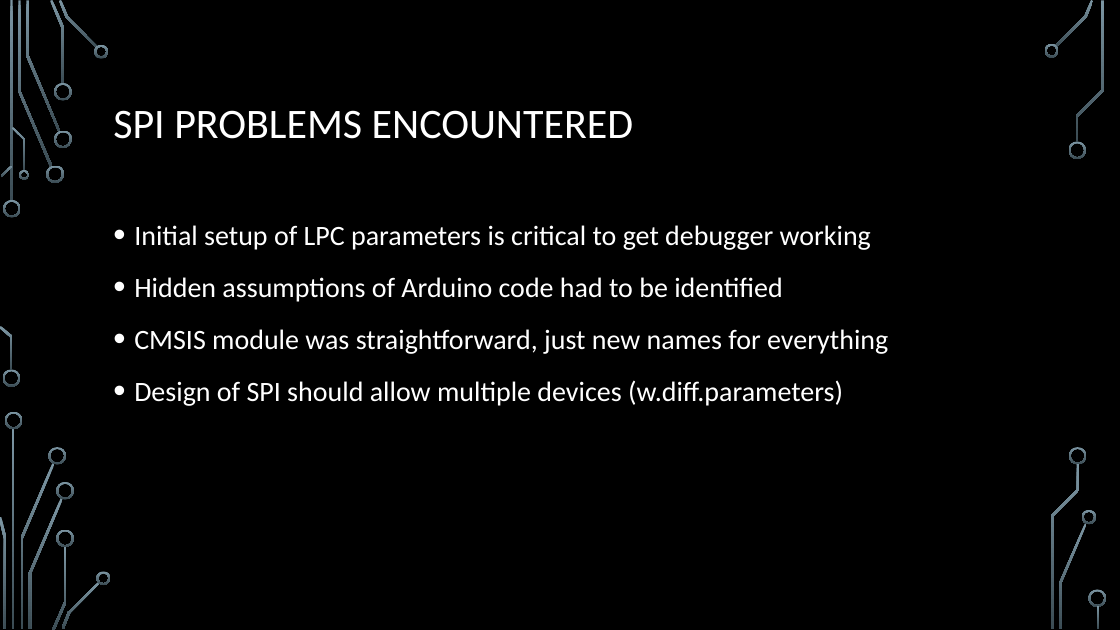
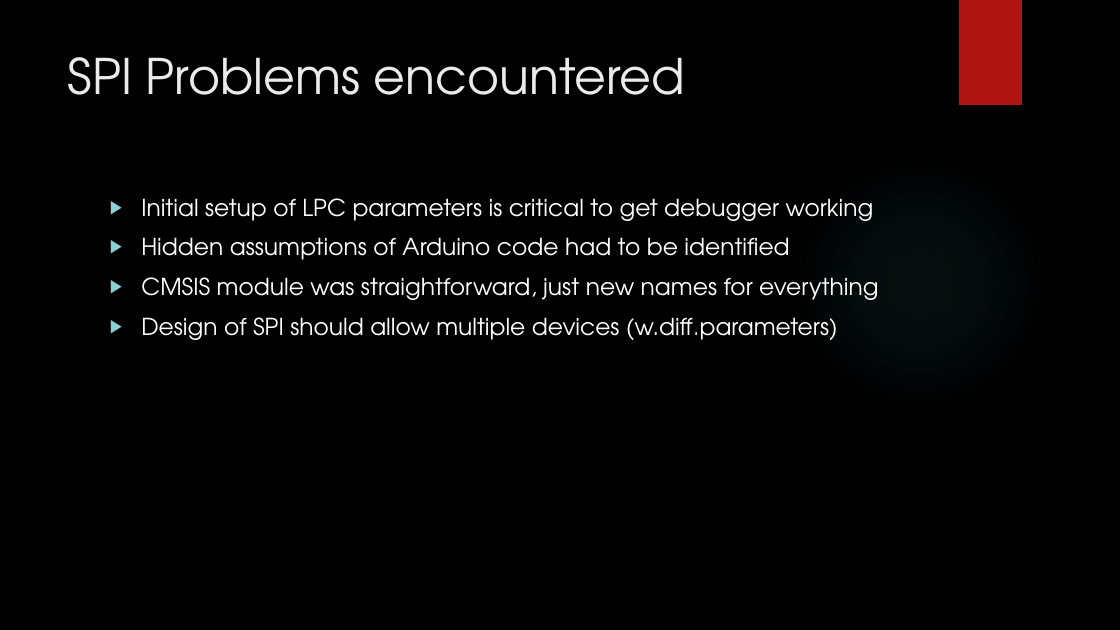
Before and after one commit to EmbeddedSystemClass/FinalProject5381, a slide deck: slide 39 of Final Project 5381.pptx (slide 38 before the commit). Drawn at 1120x630 pixels with LibreOffice and Linux fonts; fonts in the diff are those of the drawing; background and template pictures are left out. Boxes give left, top, right and bottom in pixels: in the first picture for what was removed or moved away, otherwise in the second. Text is boxed around its words. In the diff, an @@ line names an element or a change of style, - is before the commit and + after.

```diff
--- a/Final Project 5381.pptx
+++ b/Final Project 5381.pptx
@@ rectangle added at <box>959,0,1022,105</box>, fill #B01513 @@
@@ title "SPI Problems encountered" at <box>68,57,685,95</box>: vertical alignment middle to top @@
@@ title at <box>68,57,685,95</box>: text changed; size 36 to 42 pt; font Calibri to TeX Gyre Adventor; text colour #FFFFFF to #EBEBEB @@
-SPI PROBLEMS ENCOUNTERED
+SPI Problems encountered
@@ ellipse added at <box>791,154,1049,413</box>, fill gradient #50B9C1 @@
@@ text "Initial setup of LPC parameters ...": place and size @@
-text "Initial setup of LPC parameters ..." at <box>134,225,888,406</box>
+text "Initial setup of LPC parameters ..." at <box>141,198,878,340</box>
@@ text "Initial setup of LPC parameters ..." at <box>141,198,878,340</box>: size 24 to 20 pt, font Calibri to TeX Gyre Adventor; bullet • to ▶; line spacing 1.2 to 1 @@
@@ group removed at <box>0,0,1107,630</box>: 33 freeform shapes, 3 rectangles @@
```
Also in this commit, not shown: 43 other slides changed, 1 slide added.
